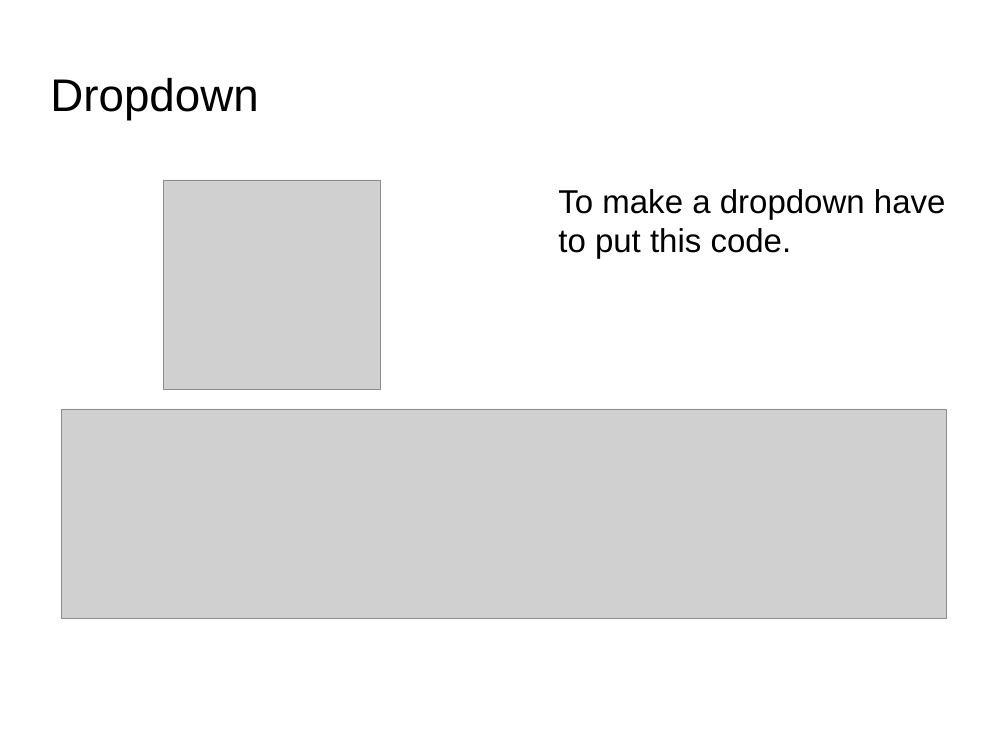
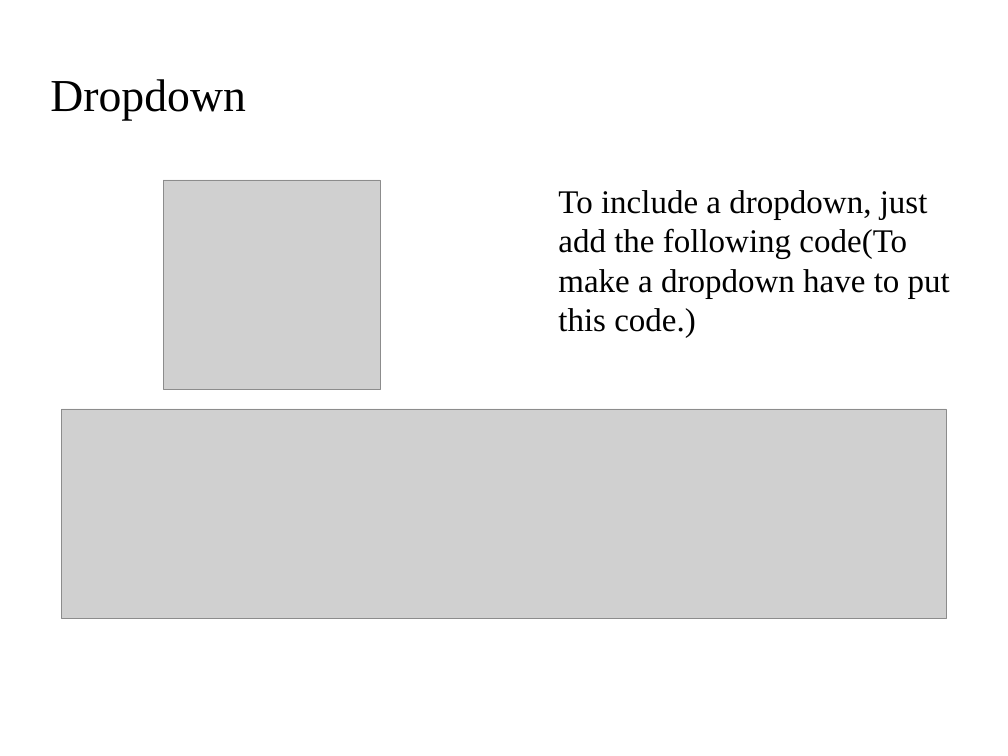
Before and after one commit to alvarocrego/EjercicioMrRuiz, a slide deck: slide 5 of web/Alvaro Crego_Bootstrap.odp (slide 4 before the commit). Drawn at 1008x756 pixels with LibreOffice and Linux fonts; fonts in the diff are those of the drawing; grey boxes stand for pictures; background and template pictures are left out. Boxes give left, top, right and bottom in pixels: in the first picture for what was removed or moved away, otherwise in the second. Text is boxed around its words. In the diff, an @@ line names an element or a change of style, - is before the commit and + after.

```diff
--- a/web/Alvaro Crego_Bootstrap.odp
+++ b/web/Alvaro Crego_Bootstrap.odp
@@ title "Dropdown" at [50,79,246,121]: font Arial to Times New Roman @@
@@ text at [558,190,950,338]: text changed; font Arial to Times New Roman @@
-To make a dropdown have to put this code.
+To include a dropdown, just add the following code(To make a dropdown have to put this code.)
```
Also in this commit, not shown: 6 other slides changed, 2 slides added, 1 slide removed.
